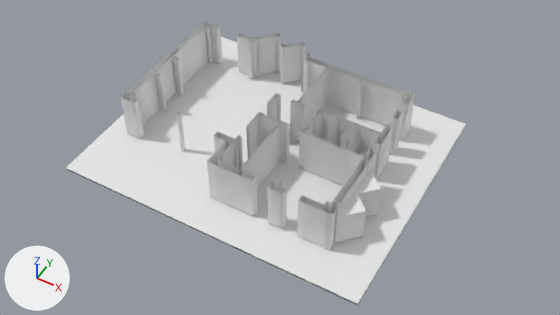
What one commit did to the Blender file blender_files/interni.blend.
Both versions are drawn from the file's camera 'Camera'. Lighting does not change. The marker at lower left points along +X, +Y and +Z.

The first picture shows 'muri', 'pavimento'.
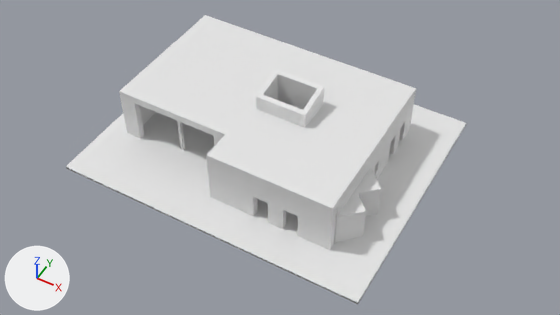
The newer file is also turned or shifted as a whole; pictures and numbers use the older file's frame.

Diff of the bpy script that builds the scene:
```diff
--- a/blender_files/interni.blend.py
+++ b/blender_files/interni.blend.py
@@ me_00_eco_muri_sez_00_curve @@
 # used by ob_muri; parent = ob_empty; location = (34.96, 27.76, 0.406)
-me_00_eco_muri_sez_00_curve.from_pydata(...)  # 2949 vertices, 1491 faces; spans x -45.5..-24.4, y -34.5..-18.8, z 0.0..3.8
+me_00_eco_muri_sez_00_curve.from_pydata(...)  # 3678 vertices, 2187 faces, 44 loose edges; spans x -45.5..-24.4, y -34.5..-18.8, z 0.0..3.8
+# me_00_eco_muri_sez_00_curve part 1: 443 vertices moved within x -44.8..-26.1, y -33.8..-19.1, z 0.0..3.8; 220 vertices removed from x -44.3..-25.9, y -34.5..-18.8, z 0.0..3.8; 949 vertices added at x -45.4..-25.9, y -34.5..-18.8, z 1.0..3.8
+# me_00_eco_muri_sez_00_curve part 2: 4 vertices moved from x -40.6..-40.3, y -31.4..-31.2, z 3.8 to x -40.6..-40.3, y -31.4..-31.2, z 3.5
+# me_00_eco_muri_sez_00_curve part 3: 797 kept faces spanning x -45.5..-24.4, y -34.5..-19.1, z 0.0..3.8 are now shaded flat
@@ me_cube_003 @@
+me_cube_003.from_pydata(...)  # 836 vertices, 836 faces; spans x -10.4..9.0, y -6.7..7.3, z 3.3..6.2
@@ ob_muri @@
 ob_muri.location = (34.96, 27.76, 0.406)
-_m = ob_muri.modifiers.new('Subdivision', 'SUBSURF')
-_m.subdivision_type = 'SIMPLE'
-_m.levels = 3
@@ ob_tetto @@
+ob_tetto = bpy.data.objects.new('tetto', me_cube_003)
+ob_tetto.location = (0.0, 0.0, 0.31)
```

Pixel boxes [x1, y1, x2, y2] of what changed, in the pictures (560 x 315 px; the box of a moved part takes in the faces that stretch with it):
'tetto', added
    after: [119, 15, 416, 214]
'muri', reshaped, modifiers changed
    before: [120, 21, 415, 250]
    after: [120, 95, 415, 250]
part 1 of me_00_eco_muri_sez_00_curve, built on
    before: [132, 26, 415, 216]
part 2 of me_00_eco_muri_sez_00_curve, moved or reshaped (not visible afterwards)
    before: [176, 112, 185, 151]
part 3 of me_00_eco_muri_sez_00_curve, shading changed
    before: [123, 36, 411, 244]
